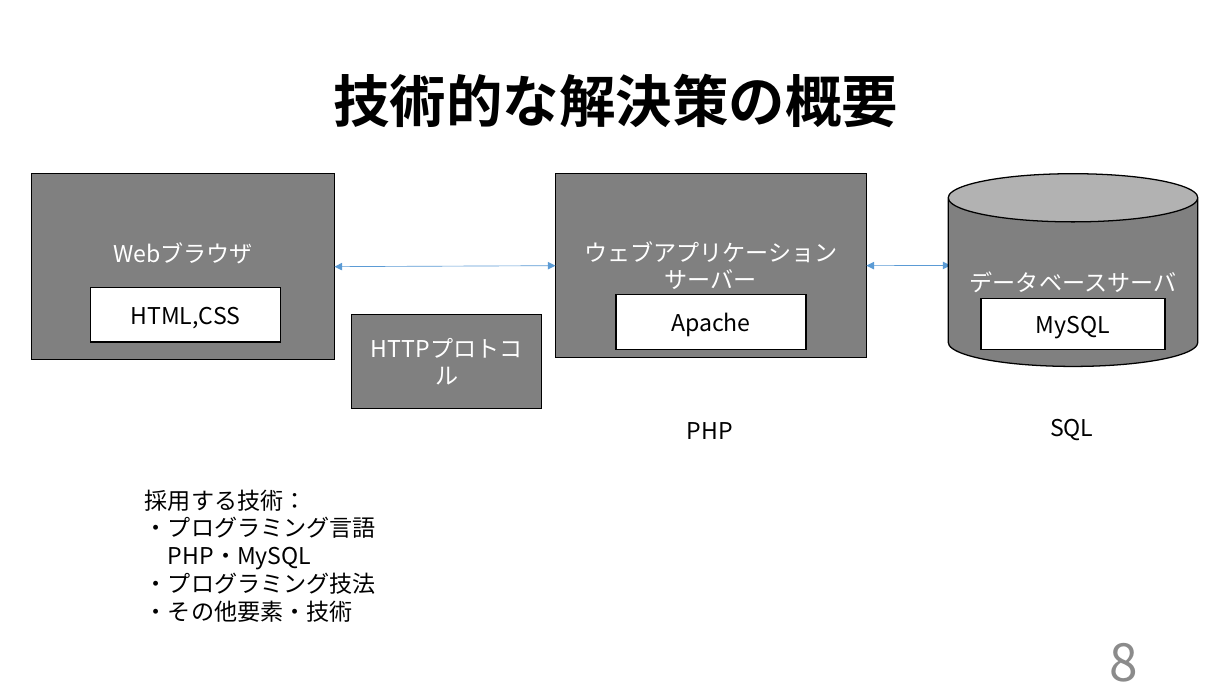
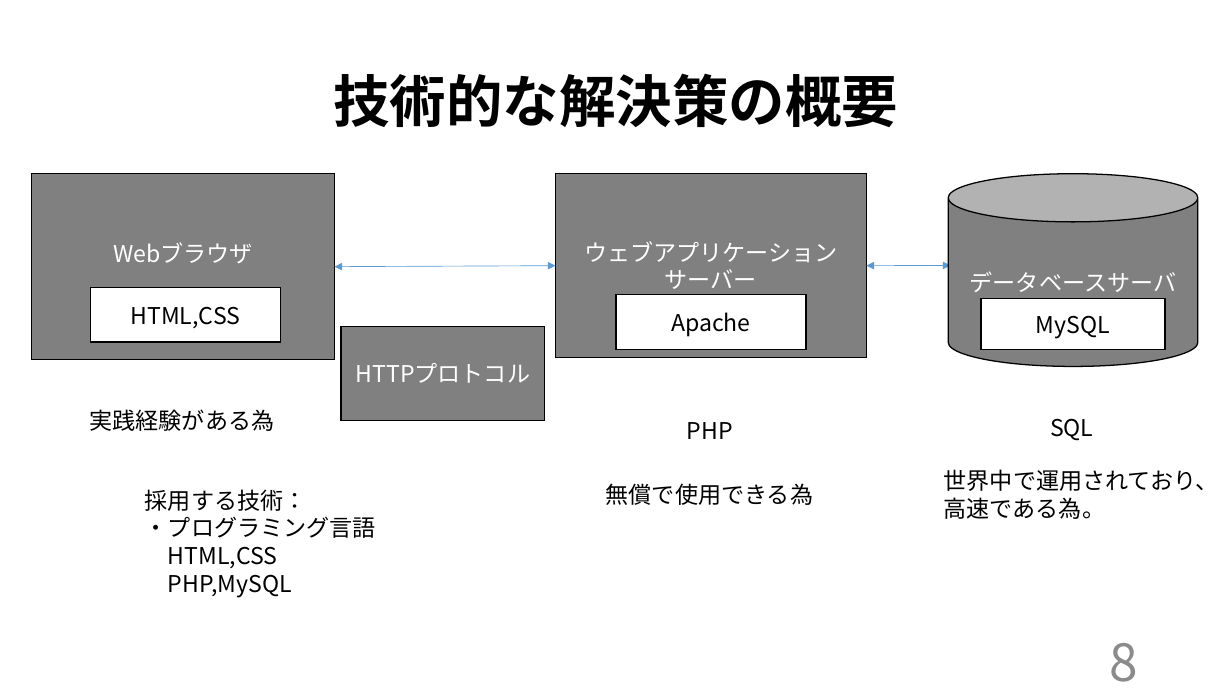
Before and after one commit to kazukiyoshida96/PM-, a slide deck: slide 8 of インセプションデッキ矢吹研A班.pptx. Drawn at 1232x693 pixels with LibreOffice and Linux fonts; fonts in the diff are those of the drawing. Boxes give left, top, right and bottom in pixels: in the first picture for what was removed or moved away, otherwise in the second. Text is boxed around its words. In the diff, an @@ line names an element or a change of style, - is before the commit and + after.

```diff
--- a/インセプションデッキ矢吹研A班.pptx
+++ b/インセプションデッキ矢吹研A班.pptx
@@ rectangle "HTTPプロトコル": place and size @@
-rectangle "HTTPプロトコル" at [352, 315, 543, 409]
+rectangle "HTTPプロトコル" at [341, 326, 545, 421]
@@ text added at [90, 409, 275, 431], 18 pt, text #000000 @@
+実践経験がある為
@@ text added at [944, 469, 1219, 519], 18 pt, text #000000 @@
+世界中で運用されており、
+高速である為。
@@ text added at [606, 483, 813, 505], 18 pt, text #000000 @@
+無償で使用できる為
@@ text at [168, 546, 292, 598]: text changed @@
-PHP・MySQL
-・プログラミング技法
-・その他要素・技術
+HTML,CSS
+PHP,MySQL
```
Also in this commit, not shown: 10 other slides changed, 2 other files.
